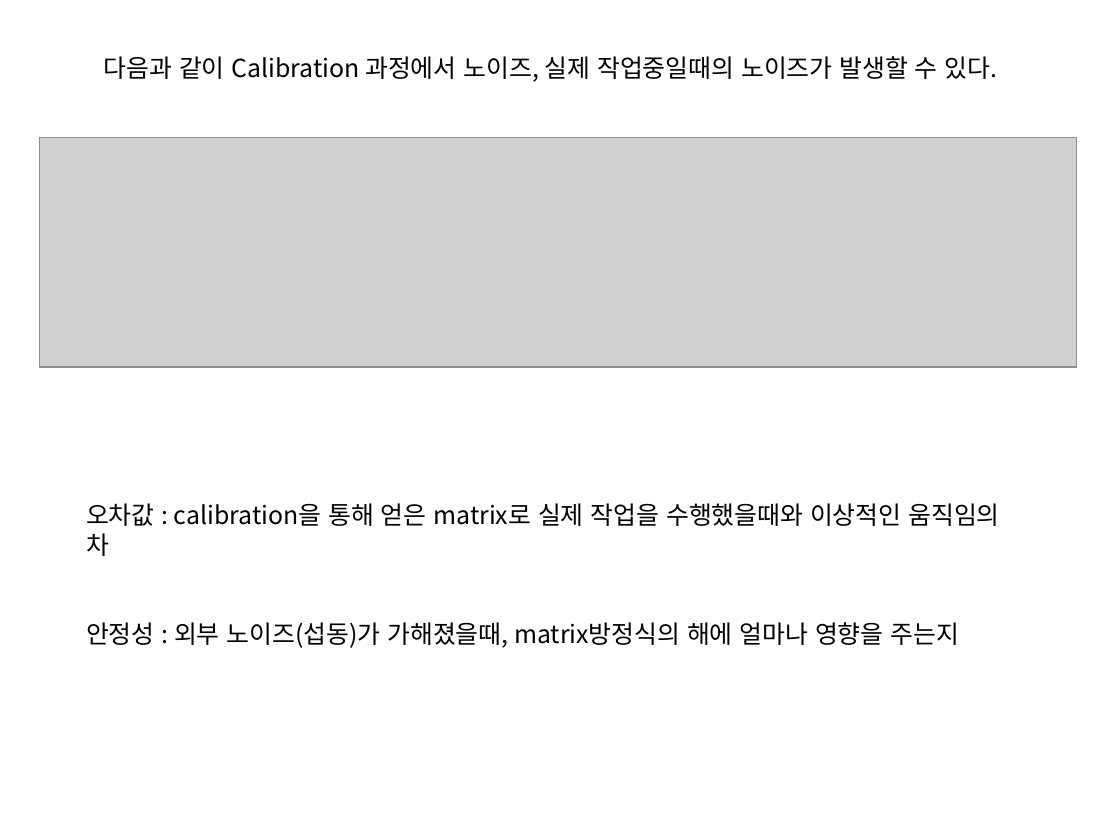
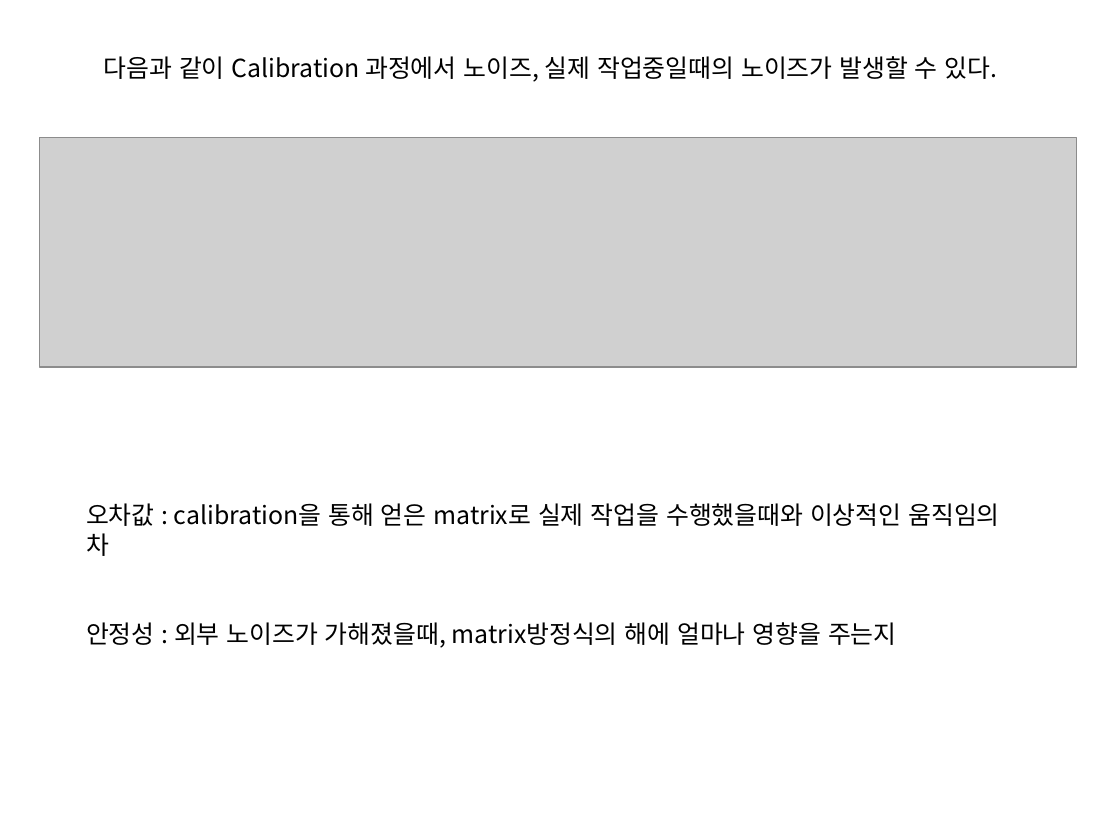
Before and after one commit to ssh6189/2020.10.30, a slide deck: slide 7 of 2020년 10월 30일 발표.pptx (slide 9 before the commit). Drawn at 1120x840 pixels with LibreOffice and Linux fonts; fonts in the diff are those of the drawing; grey boxes stand for pictures. Boxes give left, top, right and bottom in pixels: in the first picture for what was removed or moved away, otherwise in the second. Text is boxed around its words. In the diff, an @@ line names an element or a change of style, - is before the commit and + after.

Commit message:
2020년 10월 30일

```diff
--- a/2020년 10월 30일 발표.pptx
+++ b/2020년 10월 30일 발표.pptx
@@ text at (86,622,897,648): text changed @@
-안정성 : 외부 노이즈(섭동)가 가해졌을때, matrix방정식의 해에 얼마나 영향을 주는지
+안정성 : 외부 노이즈가 가해졌을때, matrix방정식의 해에 얼마나 영향을 주는지
```
